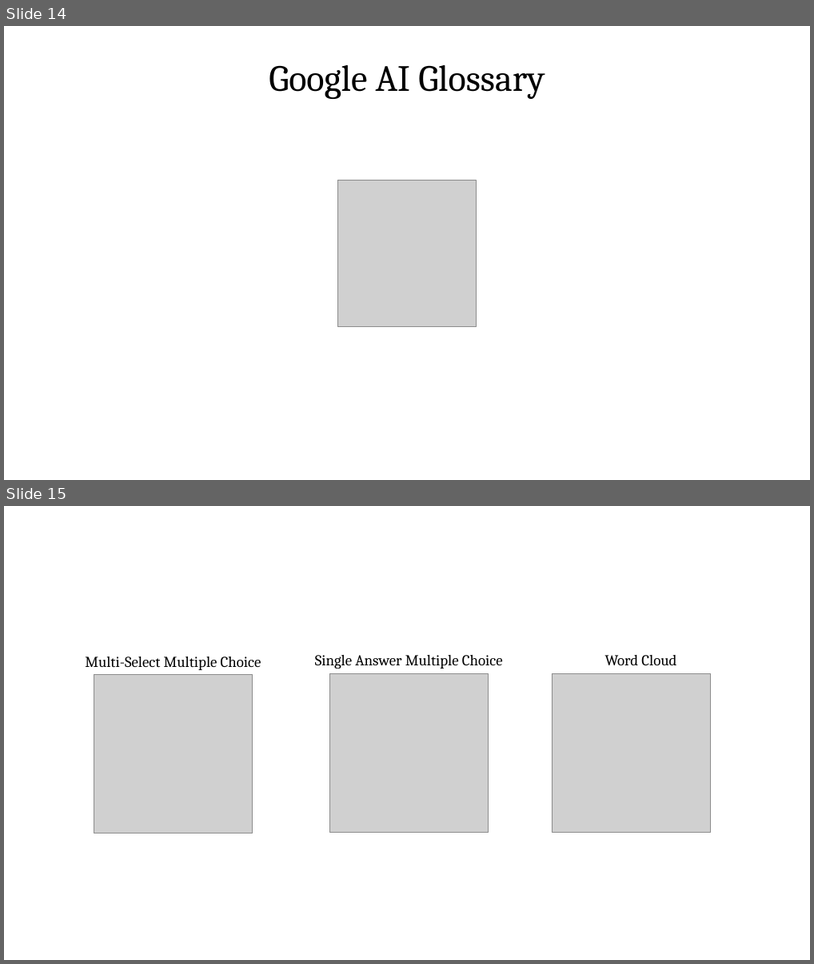
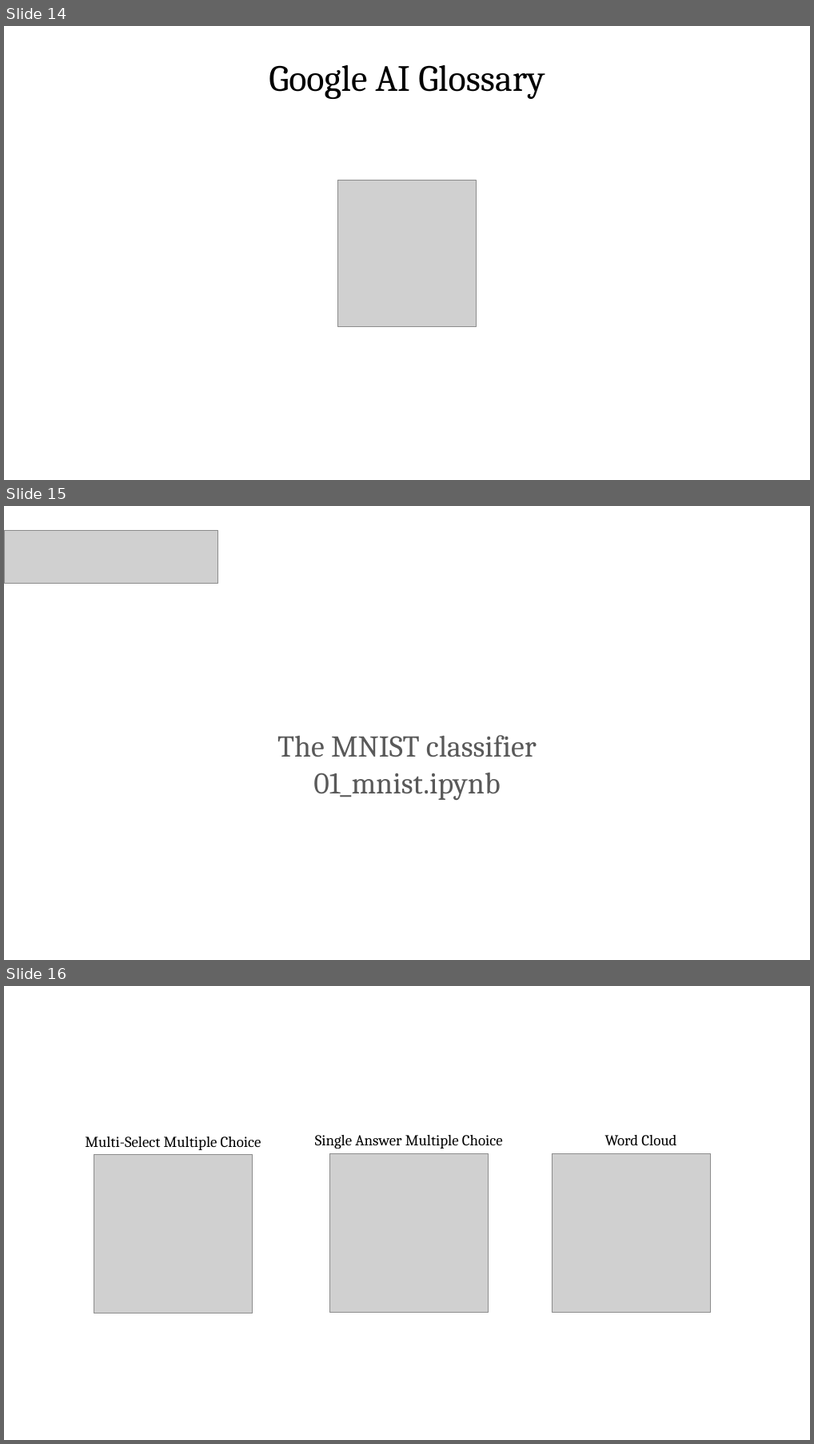
Before and after one commit to PracticumAI/cnn, a slide deck: presentations/01_cnn_intro.pptx. Shown one above the other, each under a label of ours: slides 14 and 15 before the commit, slides 14, 15 and 16 after it. The pictures are 814x964 and 814x1444 pixels, drawn with LibreOffice and Linux fonts; fonts in the diff are those of the drawing; grey boxes stand for pictures. Boxes give left, top, right and bottom in pixels: in the first picture for what was removed or moved away, otherwise in the second. Text is boxed around its words. In the diff, an @@ line names an element or a change of style, - is before the commit and + after.

```diff
--- a/presentations/01_cnn_intro.pptx
+++ b/presentations/01_cnn_intro.pptx
@@ slide 15 added at (4,506,810,960), background #FFFFFF @@
@@ picture added at (4,530,218,584) @@
@@ text added at (278,735,537,800), 36 pt, text #595959 @@
+The MNIST classifier
+01_mnist.ipynb
@@ what was slide 15 is now slide 16 @@
```
Also in this commit, not shown: 2 other files.
